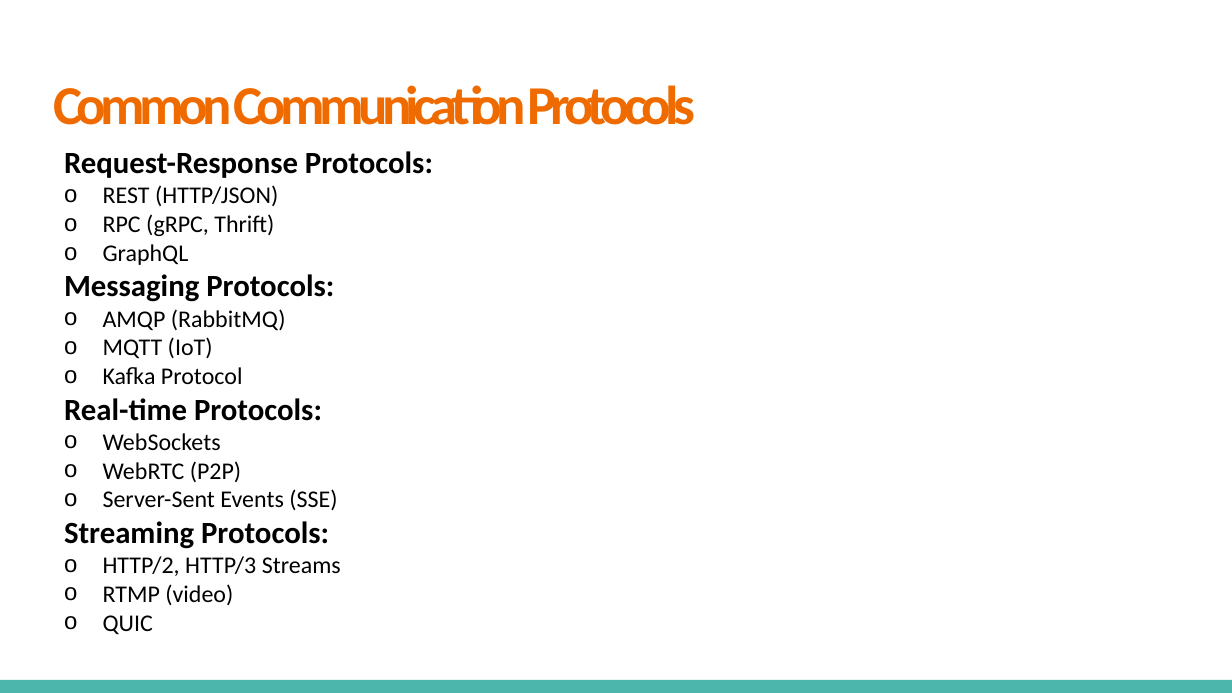
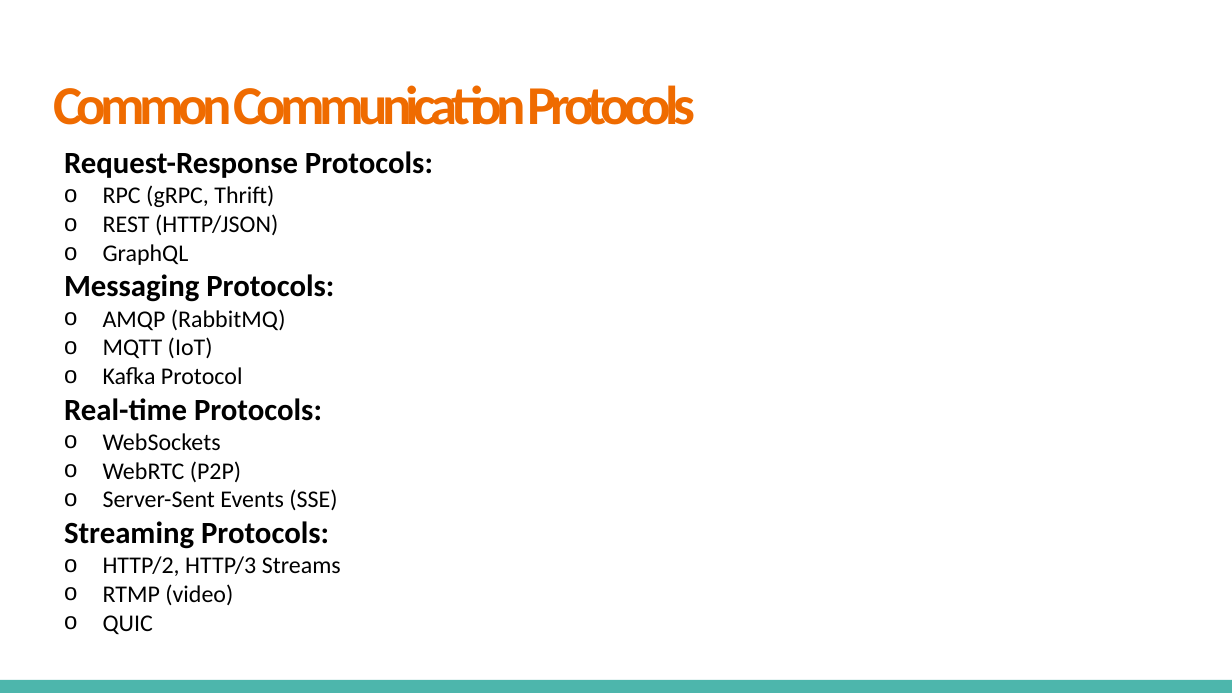
Before and after one commit to VikashChauhan51/system-design, a slide deck: slide 15 of High Level System Design/Fundamentals/4. Communication Networks and Protocols/Communication Networks & Protocols.pptx (slide 9 before the commit). Drawn at 1232x693 pixels with LibreOffice and Linux fonts; fonts in the diff are those of the drawing. Boxes give left, top, right and bottom in pixels: in the first picture for what was removed or moved away, otherwise in the second. Text is boxed around its words. In the diff, an @@ line names an element or a change of style, - is before the commit and + after.

Commit message:
networks  communication and protocols

```diff
--- a/High Level System Design/Fundamentals/4. Communication Networks and Protocols/Communication Networks & Protocols.pptx
+++ b/High Level System Design/Fundamentals/4. Communication Networks and Protocols/Communication Networks & Protocols.pptx
@@ text at [103,185,274,207]: paragraph added @@
+  o RPC (gRPC, Thrift)
@@ text at [103,214,274,236]: paragraph removed @@
-  o RPC (gRPC, Thrift)
```
Also in this commit, not shown: 4 other slides changed, 24 slides added, 1 slide removed.
